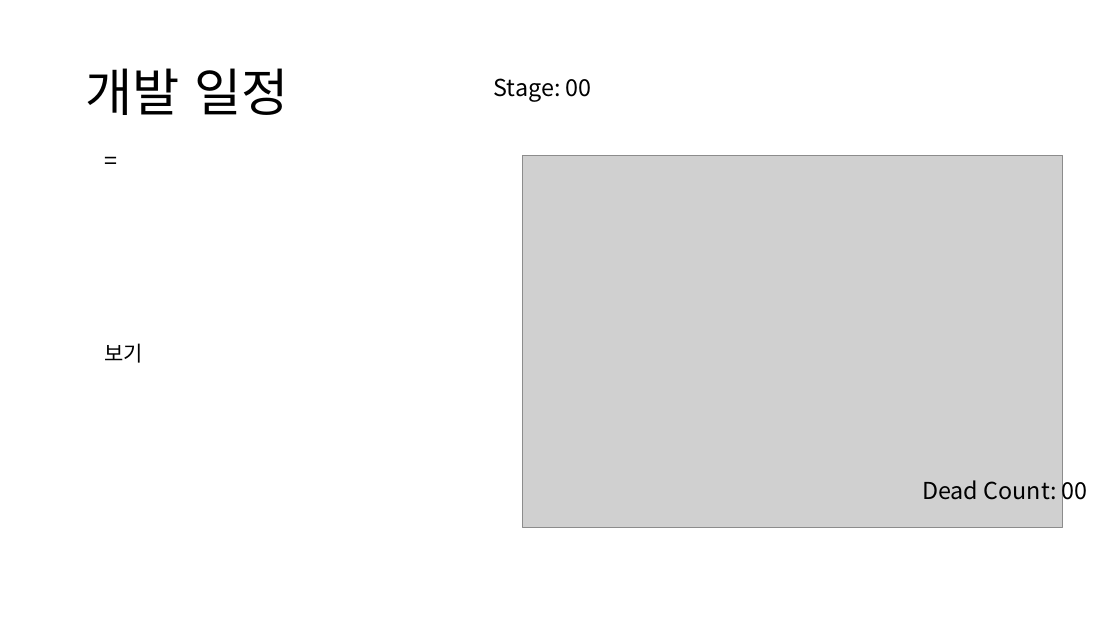
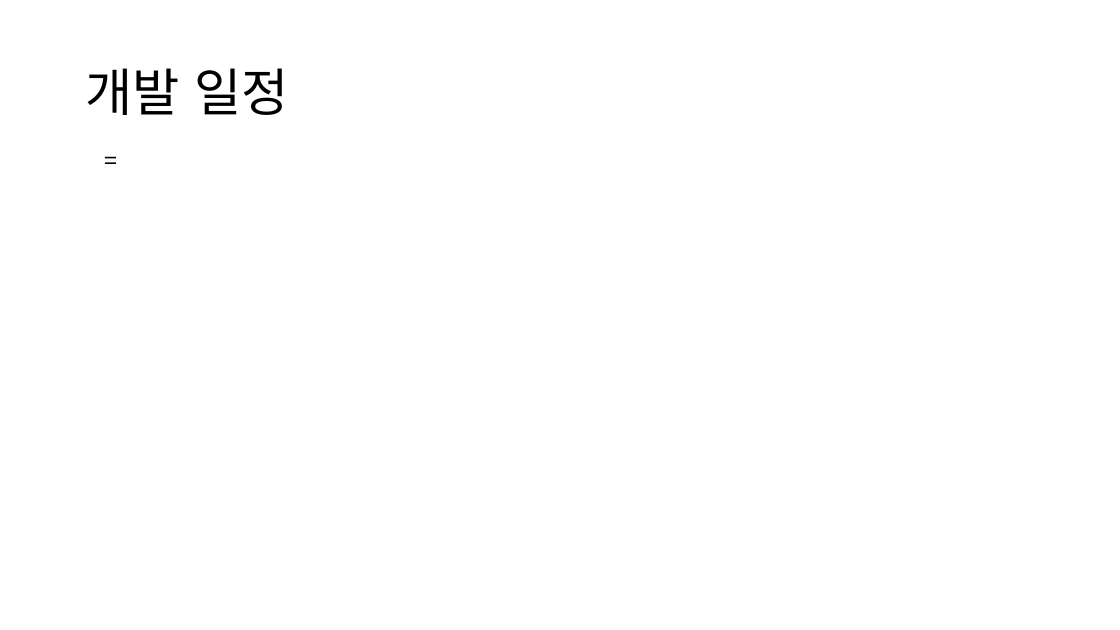
Before and after one commit to tenzingberguy/Example_FirstRepository, a slide deck: slide 20 of 어려운게임 게임 기획서.pptx. Drawn at 1120x630 pixels with LibreOffice and Linux fonts; fonts in the diff are those of the drawing; grey boxes stand for pictures. Boxes give left, top, right and bottom in pixels: in the first picture for what was removed or moved away, otherwise in the second. Text is boxed around its words. In the diff, an @@ line names an element or a change of style, - is before the commit and + after.

```diff
--- a/어려운게임 게임 기획서.pptx
+++ b/어려운게임 게임 기획서.pptx
@@ text removed at (494, 78, 592, 102) @@
-Stage: 00
@@ picture removed at (523, 155, 1063, 528) @@
@@ text removed at (104, 343, 143, 363) @@
-보기
@@ text removed at (922, 475, 1088, 505) @@
-Dead Count: 00
```
Also in this commit, not shown: 1 slide added.
